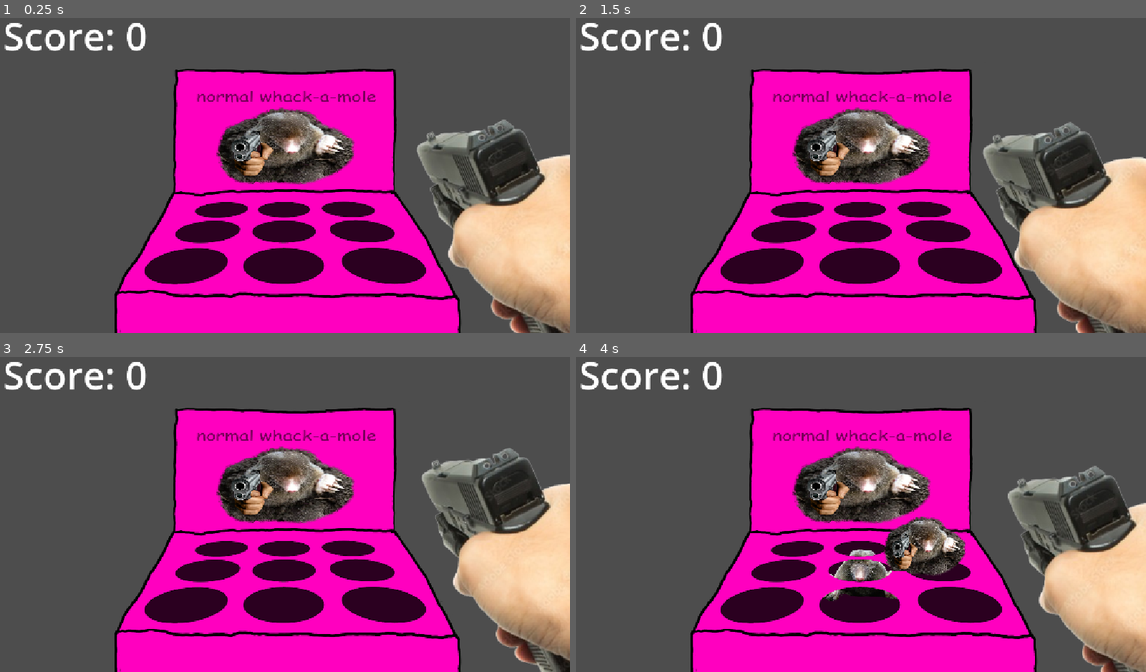
Above: before the commit, frames 1-4 (two rows, left to right).
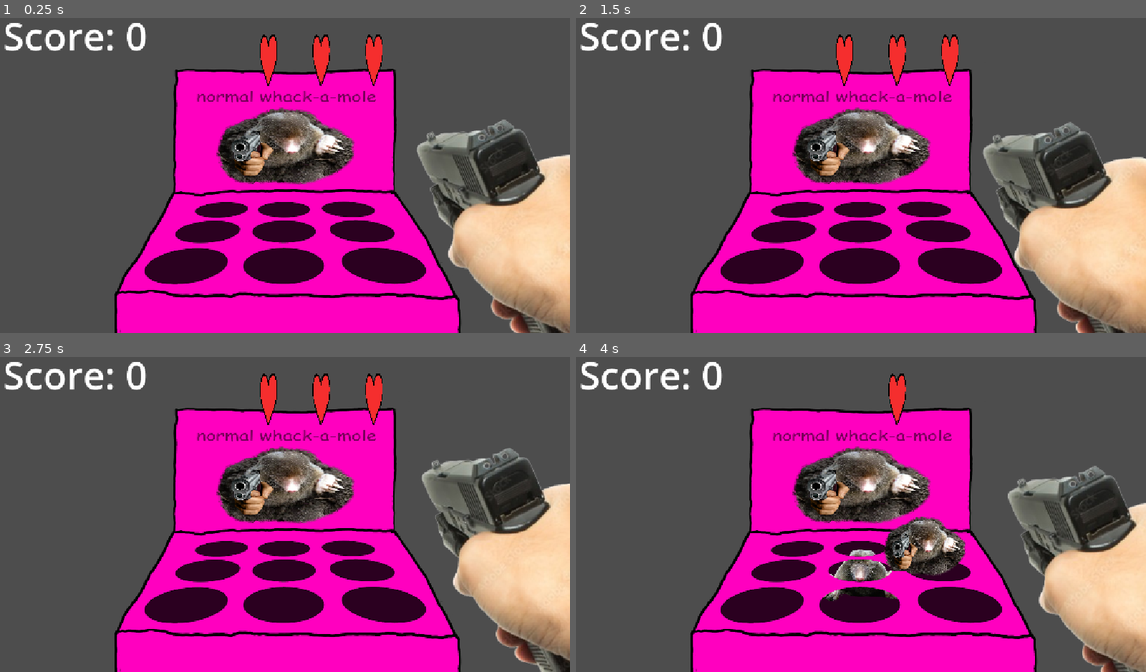
Above: after the commit, the same moments.

Repository: DaneyLmao/fight-a-mole
Game: Godot game, scene res://sprite_2d.tscn
Same seed, same stepped clock (60 frames per second), same inputs: the game is played once before the commit and once after it. The engine's default icon, where the game draws it, is replaced by a stand-in: a white triangle on a blue panel in a dark square.
Inputs (mouse positions are in pixels of both pictures, inside the frame that each line leads up to):
- Up to frame 1 (0.25 s): no input
- Up to frame 2 (1.5 s): tap Enter (ui_accept) at 0.5 s; move the mouse to (986, 156) at 0.52 s; hold Right (ui_right) 0.53-1.28 s; tap A (a) at 0.6 s; click (986, 156) at 0.67 s; tap Space (jump) at 0.77 s; tap D (d) at 0.8, 1.35 s; move the mouse to (747, 188) at 1.27 s; hold Down from 1.28 s (still down)
- Up to frame 3 (2.75 s): tap Space (jump) at 1.52 s; tap S (s) at 1.55, 2.1 s; tap Enter (ui_accept) at 2 s; move the mouse to (342, 438) at 2.02 s; release Down at 2.03 s; hold Right (ui_right) from 2.03 s (still down); tap W (w) at 2.3 s
- Up to frame 4 (4 s): move the mouse to (832, 574) at 2.77 s; release Right (ui_right) at 2.78 s; hold Up 2.78-3.53 s; tap W (w) at 2.85 s; click (832, 574) at 2.92 s; tap Space (jump) at 3.02, 3.77 s; tap ` (damage, bound only after the commit) at 3.05 s; move the mouse to (1032, 558) at 3.52 s; hold Left (ui_left) from 3.53 s (still down); hold ` (damage, bound only after the commit) from 3.53 s (still down); tap A (a) at 3.8 s

The runs differ from the first frame. In frame 1, 1.1% of the frame differs, in the area x 45-68%, y 5-22%; in frame 2, 1.1%; in frame 3, 1.1%; in frame 4, 0.4%.

Commit message:
polished health system

Diff:
--- /dev/null
+++ b/health_component.gd
@@ -0,0 +1,29 @@
+class_name HealthComponent
+extends Node
+
+signal health_changed(current_health: int, max_health: int)
+signal died
+
+@export var max_health: int = 3
+var current_health: int
+
+func _ready() -> void:
+	current_health = max_health
+	# Emit initial health so the UI matches at game start
+	health_changed.emit(current_health, max_health)
+
+func take_damage(amount: int) -> void:
+	current_health = clampi(current_health - amount, 0, max_health)
+	health_changed.emit(current_health, max_health)
+
+	if current_health == 0:
+		died.emit()
+
+func heal(amount: int) -> void:
+	current_health = clampi(current_health + amount, 0, max_health)
+	health_changed.emit(current_health, max_health)
+
+func _input(event: InputEvent) -> void:
+	if event.is_action_pressed("damage"):
+		print("Damage key pressed!")
+		take_damage(1)
--- a/healthbar.gd
+++ /dev/null
@@ -1,13 +0,0 @@
-extends HBoxContainer
-
-@export var full_heart: Texture2D
-@export var empty_heart: Texture2D
-
-# Now accepts both arguments from the signal
-func update_health(current_health: int, _max_health: int) -> void:
-	var hearts = get_children()
-	for i in range(hearts.size()):
-		if i < current_health:
-			hearts[i].texture = full_heart
-		else:
-			hearts[i].texture = empty_heart
--- a/project.godot
+++ b/project.godot
@@ -66,6 +66,11 @@
 "events": [Object(InputEventKey,"resource_local_to_scene":false,"resource_name":"","device":-1,"window_id":0,"alt_press …(191 unchanged characters)…
 ]
 }
+damage={
+"deadzone": 0.2,
+"events": [Object(InputEventKey,"resource_local_to_scene":false,"resource_name":"","device":-1,"window_id":0,"alt_pressed":false,"shift_pressed":false,"ctrl_pressed":false,"meta_pressed":false,"pressed":false,"keycode":0,"physical_keycode":96,"key_label":0,"unicode":96,"location":0,"echo":false,"script":null)
+]
+}
 
 [physics]
 
--- a/sprite_2d.tscn
+++ b/sprite_2d.tscn
@@ -14,9 +14,9 @@
 [ext_resource type="Texture2D" uid="uid://duc2i0jc270tv" path="res://mole machine 1.png" id="9_ikdaa"]
 [ext_resource type="Texture2D" uid="uid://ctudhgp2yk54r" path="res://mole machine (holes only).png" id="10_v7144"]
 [ext_resource type="Script" uid="uid://3atf7pe6u1ph" path="res://popup.gd" id="11_gcgl3"]
-[ext_resource type="Script" uid="uid://dw84ej2opd3j4" path="res://healthbar.gd" id="15_shsg8"]
+[ext_resource type="Script" uid="uid://b6fga5v5mgwrk" path="res://health_component.gd" id="15_ikdaa"]
 [ext_resource type="Texture2D" uid="uid://b8kbqtys7e3ba" path="res://full_heart.png" id="16_ikdaa"]
-[ext_resource type="Texture2D" uid="uid://b1fer326pbsph" path="res://empty_heart.png" id="17_v7144"]
+[ext_resource type="Script" uid="uid://dlqxau7kf5fdj" path="res://texturerect.health.gd" id="16_shsg8"]
 
 [sub_resource type="RectangleShape2D" id="RectangleShape2D_pm6lt"]
 size = Vector2(4.0489616, 1.7836676)
@@ -166,24 +166,41 @@
 
 [node name="CanvasLayer" type="CanvasLayer" parent="UI/ScoreLabel" unique_id=275774743]
 
-[node name="Healthbar" type="HBoxContainer" parent="." unique_id=1648383419]
+[node name="HealthComponent" type="Node" parent="." unique_id=346553638]
+script = ExtResource("15_ikdaa")
+
+[node name="Healthbar" type="HBoxContainer" parent="HealthComponent" unique_id=1648383419]
 offset_left = 817.0
 offset_top = -129.0
 offset_right = 945.0
 offset_bottom = -89.0
 scale = Vector2(2.4057, 10.654494)
-script = ExtResource("15_shsg8")
-full_heart = ExtResource("16_ikdaa")
-empty_heart = ExtResource("17_v7144")
-
-[node name="TextureRect2" type="TextureRect" parent="Healthbar" unique_id=496006931]
+
+[node name="Control" type="Control" parent="HealthComponent/Healthbar" unique_id=888567768 node_paths=PackedStringArray("health_component")]
 layout_mode = 2
+script = ExtResource("16_shsg8")
+health_component = NodePath("../..")
+
+[node name="TextureRect2" type="TextureRect" parent="HealthComponent/Healthbar/Control" unique_id=496006931]
+layout_mode = 0
+offset_left = -131.99997
+offset_right = -91.99997
+offset_bottom = 40.0
+texture = ExtResource("16_ikdaa")
 expand_mode = 2
 
-[node name="TextureRect" type="TextureRect" parent="Healthbar" unique_id=872684878]
-layout_mode = 2
+[node name="TextureRect" type="TextureRect" parent="HealthComponent/Healthbar/Control" unique_id=872684878]
+layout_mode = 0
+offset_left = -87.99997
+offset_right = -47.99997
+offset_bottom = 40.0
+texture = ExtResource("16_ikdaa")
 expand_mode = 2
 
-[node name="TextureRect3" type="TextureRect" parent="Healthbar" unique_id=899076337]
-layout_mode = 2
+[node name="TextureRect3" type="TextureRect" parent="HealthComponent/Healthbar/Control" unique_id=899076337]
+layout_mode = 0
+offset_left = -43.99997
+offset_right = -3.9999695
+offset_bottom = 40.0
+texture = ExtResource("16_ikdaa")
 expand_mode = 2
--- /dev/null
+++ b/texturerect.health.gd
@@ -0,0 +1,23 @@
+extends Control
+
+@export var health_component: HealthComponent
+
+# Store the three TextureRect children in order from left to right
+@onready var hearts: Array[TextureRect] = [
+	$TextureRect,
+	$TextureRect2,
+	$TextureRect3
+]
+
+func _ready() -> void:
+	if health_component:
+		update_hearts(health_component.current_health)
+		health_component.health_changed.connect(_on_health_changed)
+
+func _on_health_changed(current_health: int, _max_health: int) -> void:
+	update_hearts(current_health)
+
+func update_hearts(current_health: int) -> void:
+	for i in range(hearts.size()):
+		# Show the heart if its index is less than current_health
+		hearts[i].visible = i < current_health
Not shown, added: health_component.gd.uid
Not shown, added: texturerect.health.gd.uid
